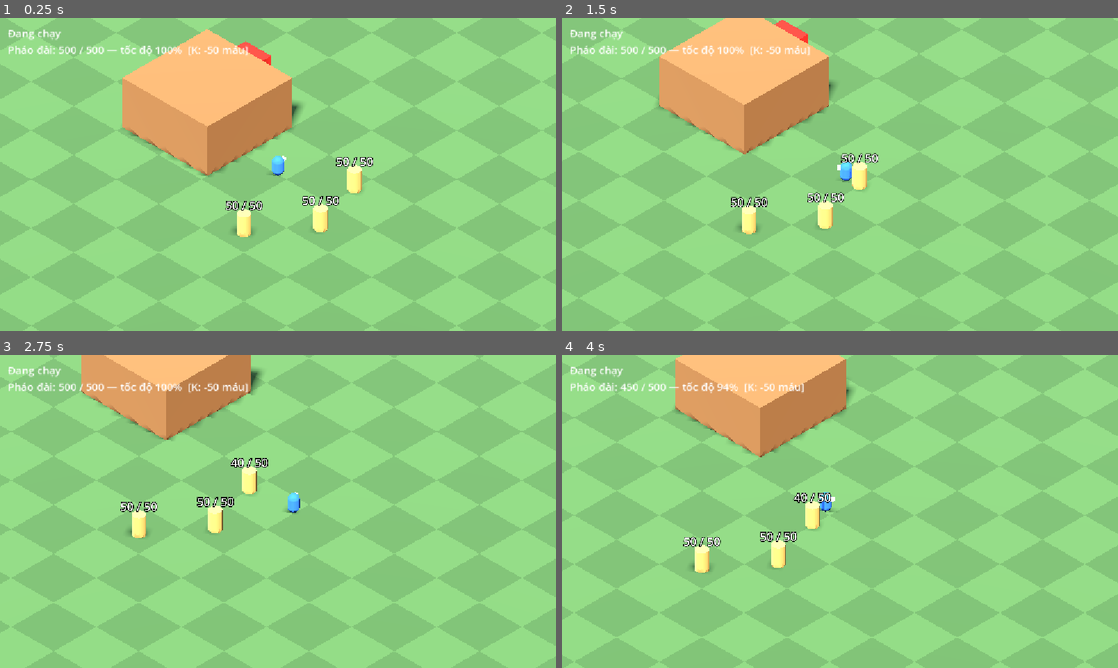
Above: before the commit, frames 1-4 (two rows, left to right).
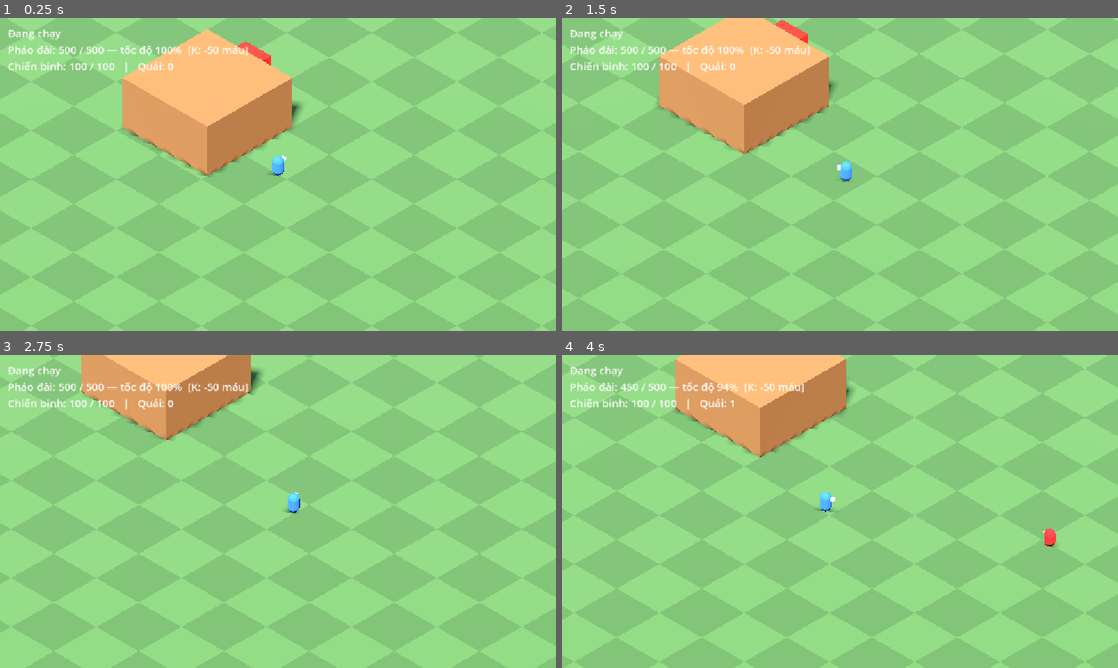
Above: after the commit, the same moments.

Repository: hieudeptrai196/thanhtri2
Game: Godot game, scene res://scenes/main.tscn
Two runs of this game, one before a commit and one after it. Both use one fixed random seed, a clock stepped at 60 frames per second and the inputs below.
Inputs (mouse positions are in pixels of both pictures, inside the frame that each line leads up to):
- Up to frame 1 (0.25 s): no input
- Up to frame 2 (1.5 s): tap Enter at 0.5 s; move the mouse to (962, 158) at 0.52 s; press the mouse at (962, 158) at 0.53 s; hold D (move_right) 0.53-1.28 s; tap Space (ready) at 0.8, 1.35 s; move the mouse to (728, 190) at 1.27 s; release the mouse at (728, 190) at 1.28 s; hold S (move_down) from 1.28 s (still down)
- Up to frame 3 (2.75 s): click (166, 527) at 1.55 s; move the mouse to (333, 442) at 2.02 s; release S (move_down) at 2.03 s; press the mouse at (333, 442) at 2.03 s; hold D (move_right) from 2.03 s (still down); tap Space (ready) at 2.3 s
- Up to frame 4 (4 s): move the mouse to (812, 574) at 2.77 s; release D (move_right) at 2.78 s; release the mouse at (812, 574) at 2.78 s; hold W (move_up) 2.78-3.53 s; tap Space (ready) at 2.85, 3.8 s; click (812, 574) at 3.05 s; move the mouse to (1006, 558) at 3.52 s; hold A (move_left) from 3.53 s (still down); tap K at 3.6 s

The runs differ from the first frame. In frame 1, 1.5% of the frame differs, in the area x 1-68%, y 13-70%; in frame 2, 1.5%; in frame 3, 1.5%; in frame 4, 1.6%, in the area x 1-89%, y 13-70%.

Commit message:
Giai đoạn 4: quái di chuyển, tấn công chiến binh và pháo đài; Spawner
- Enemy: đi về pháo đài, chuyển sang chiến binh khi lại gần 8 m, đánh khi áp sát
- Spawner: sinh quái theo vòng quanh pháo đài, dùng RNG theo seed của Match
- Chiến binh có máu, ngã thì hồi sinh cạnh pháo đài sau 3 giây
- Điểm dừng là vùng an toàn: ngừng sinh và dọn sạch quái; bỏ bia thử

Co-Authored-By: Claude Opus 5.5 <noreply@anthropic.com>

Diff:
--- a/combat/health_component.gd
+++ b/combat/health_component.gd
@@ -24,5 +24,10 @@
 		died.emit()
 
 
+func reset() -> void:
+	current = max_health
+	health_changed.emit(current, max_health)
+
+
 func get_ratio() -> float:
 	return current / max_health
--- /dev/null
+++ b/enemies/enemy.gd
@@ -0,0 +1,84 @@
+class_name Enemy
+extends CharacterBody3D
+## Basic melee monster. Walks toward the fortress, switches to a living player who comes close,
+## and hits its current target once that target's Hurtbox is inside the attack area.
+
+## Metres per second.
+@export var move_speed: float = 3.5
+## A living player closer than this becomes the target instead of the fortress.
+@export var aggro_radius: float = 8.0
+@export var damage: float = 10.0
+## Seconds between hits.
+@export var attack_interval: float = 1.0
+
+@onready var _health: HealthComponent = $Health
+@onready var _attack_area: Area3D = $AttackArea
+@onready var _material: StandardMaterial3D = $Body.mesh.material
+
+var _fortress: Node3D
+var _players: Array[Node3D] = []
+var _cooldown: float = 0.0
+var _base_color: Color
+var _gravity: float = ProjectSettings.get_setting("physics/3d/default_gravity")
+
+
+func setup(fortress: Node3D, players: Array[Node3D]) -> void:
+	_fortress = fortress
+	_players = players
+
+
+func _ready() -> void:
+	_base_color = _material.albedo_color
+	_health.health_changed.connect(_on_health_changed)
+	_health.died.connect(queue_free)
+
+
+func _physics_process(delta: float) -> void:
+	_cooldown = maxf(_cooldown - delta, 0.0)
+	var target := _pick_target()
+	velocity.x = 0.0
+	velocity.z = 0.0
+
+	if target != null:
+		var to_target := target.global_position - global_position
+		to_target.y = 0.0
+		if to_target.length() > 0.01:
+			rotation.y = atan2(-to_target.x, -to_target.z)
+		var hurtbox := _hurtbox_in_reach(target)
+		if hurtbox != null:
+			if _cooldown == 0.0:
+				_cooldown = attack_interval
+				hurtbox.take_hit(damage, self)
+		else:
+			var direction := to_target.normalized()
+			velocity.x = direction.x * move_speed
+			velocity.z = direction.z * move_speed
+
+	velocity.y = 0.0 if is_on_floor() else velocity.y - _gravity * delta
+	move_and_slide()
+
+
+# Players are duck-typed: anything with `is_alive` and a Hurtbox child can be chased.
+func _pick_target() -> Node3D:
+	var best: Node3D = _fortress
+	var best_distance := aggro_radius
+	for player in _players:
+		if not is_instance_valid(player) or not player.get("is_alive"):
+			continue
+		var distance := global_position.distance_to(player.global_position)
+		if distance <= best_distance:
+			best = player
+			best_distance = distance
+	return best
+
+
+func _hurtbox_in_reach(target: Node3D) -> Hurtbox:
+	for area in _attack_area.get_overlapping_areas():
+		if area is Hurtbox and area.owner == target:
+			return area
+	return null
+
+
+func _on_health_changed(_current: float, _maximum: float) -> void:
+	_material.albedo_color = Color.WHITE
+	create_tween().tween_property(_material, "albedo_color", _base_color, 0.15)
--- /dev/null
+++ b/enemies/enemy.tscn
@@ -0,0 +1,74 @@
+[gd_scene format=3]
+
+[ext_resource type="Script" path="res://enemies/enemy.gd" id="1_enemy"]
+[ext_resource type="Script" path="res://combat/health_component.gd" id="2_health"]
+[ext_resource type="Script" path="res://combat/hurtbox.gd" id="3_hurtbox"]
+
+[sub_resource type="CapsuleShape3D" id="CapsuleShape3D_body"]
+radius = 0.5
+height = 1.6
+
+[sub_resource type="StandardMaterial3D" id="StandardMaterial3D_body"]
+resource_local_to_scene = true
+albedo_color = Color(0.8, 0.15, 0.15, 1)
+
+[sub_resource type="CapsuleMesh" id="CapsuleMesh_body"]
+resource_local_to_scene = true
+material = SubResource("StandardMaterial3D_body")
+radius = 0.5
+height = 1.6
+
+[sub_resource type="StandardMaterial3D" id="StandardMaterial3D_eyes"]
+albedo_color = Color(1, 0.9, 0.2, 1)
+
+[sub_resource type="BoxMesh" id="BoxMesh_eyes"]
+material = SubResource("StandardMaterial3D_eyes")
+size = Vector3(0.5, 0.15, 0.2)
+
+[sub_resource type="CapsuleShape3D" id="CapsuleShape3D_hurt"]
+radius = 0.6
+height = 1.8
+
+[sub_resource type="SphereShape3D" id="SphereShape3D_attack"]
+radius = 1.2
+
+[node name="Enemy" type="CharacterBody3D"]
+collision_layer = 32
+collision_mask = 35
+script = ExtResource("1_enemy")
+
+[node name="Collision" type="CollisionShape3D" parent="."]
+transform = Transform3D(1, 0, 0, 0, 1, 0, 0, 0, 1, 0, 0.8, 0)
+shape = SubResource("CapsuleShape3D_body")
+
+[node name="Body" type="MeshInstance3D" parent="."]
+transform = Transform3D(1, 0, 0, 0, 1, 0, 0, 0, 1, 0, 0.8, 0)
+mesh = SubResource("CapsuleMesh_body")
+
+[node name="Eyes" type="MeshInstance3D" parent="."]
+transform = Transform3D(1, 0, 0, 0, 1, 0, 0, 0, 1, 0, 1.2, -0.45)
+mesh = SubResource("BoxMesh_eyes")
+
+[node name="Health" type="Node" parent="."]
+script = ExtResource("2_health")
+max_health = 30.0
+
+[node name="Hurtbox" type="Area3D" parent="." node_paths=PackedStringArray("health")]
+collision_layer = 4
+collision_mask = 0
+monitoring = false
+script = ExtResource("3_hurtbox")
+health = NodePath("../Health")
+
+[node name="Collision" type="CollisionShape3D" parent="Hurtbox"]
+transform = Transform3D(1, 0, 0, 0, 1, 0, 0, 0, 1, 0, 0.9, 0)
+shape = SubResource("CapsuleShape3D_hurt")
+
+[node name="AttackArea" type="Area3D" parent="."]
+collision_layer = 0
+collision_mask = 24
+monitorable = false
+
+[node name="Collision" type="CollisionShape3D" parent="AttackArea"]
+transform = Transform3D(1, 0, 0, 0, 1, 0, 0, 0, 1, 0, 0.8, 0)
+shape = SubResource("SphereShape3D_attack")
--- a/match/match.gd
+++ b/match/match.gd
@@ -1,23 +1,47 @@
 extends Node3D
-## Root of one run: wires the route, fortress and camera together and owns the match flow.
+## Root of one run: wires the route, fortress, players and spawner together and owns the match flow.
+
+## 0 picks a random seed each run.
+@export var rng_seed: int = 0
+## Seconds before a fallen warrior returns next to the fortress.
+@export var respawn_delay: float = 3.0
 
 @onready var _route: Path3D = $Route
 @onready var _fortress: Fortress = $Fortress
 @onready var _follower: RouteFollower = $Fortress/RouteFollower
 @onready var _warrior: Warrior = $Warrior
+@onready var _spawner: Spawner = $Spawner
 @onready var _status: Label = $DebugUI/Status
 @onready var _fortress_info: Label = $DebugUI/FortressInfo
+@onready var _player_info: Label = $DebugUI/PlayerInfo
+
+var rng := RandomNumberGenerator.new()
 
 
 func _ready() -> void:
+	if rng_seed != 0:
+		rng.seed = rng_seed
 	_follower.reached_stop.connect(_on_reached_stop)
 	_follower.departed.connect(_on_departed)
 	_follower.reached_end.connect(_on_reached_end)
 	_fortress.health.health_changed.connect(_on_fortress_health_changed)
 	_warrior.input.ready_requested.connect(_on_ready_requested)
+	_warrior.health.died.connect(_on_warrior_died)
+
+	var players: Array[Node3D] = [_warrior]
+	_spawner.setup(rng, _fortress, players)
+	_spawner.active = true
 	_follower.start(_route)
+
 	_status.text = "Đang chạy"
 	_on_fortress_health_changed(_fortress.health.current, _fortress.health.max_health)
+
+
+func _process(_delta: float) -> void:
+	var warrior_text := "Chiến binh: %d / %d" % [_warrior.health.current, _warrior.health.max_health]
+	if not _warrior.is_alive:
+		warrior_text = "Chiến binh đã ngã — đang hồi sinh"
+	_player_info.text = "%s   |   Quái: %d" % [warrior_text, _spawner.alive_count()]
 
 
 # TODO(giai đoạn 7): bỏ phím debug này khi đã có quái gây sát thương thật.
@@ -26,27 +50,38 @@
 		_fortress.health.apply_damage(50.0, self)
 
 
-func _on_fortress_health_changed(current: float, maximum: float) -> void:
-	_fortress_info.text = "Pháo đài: %d / %d — tốc độ %d%%  [K: -50 máu]" % [
-		current, maximum, roundi(_follower.speed_multiplier * 100.0)]
-
-
 # Solo: one player's ready is enough. Multiplayer will wait for every player here.
 func _on_ready_requested() -> void:
 	if _follower.is_stopped:
 		_follower.depart()
 
 
+func _on_warrior_died() -> void:
+	await get_tree().create_timer(respawn_delay).timeout
+	_warrior.respawn_at(_fortress.global_transform * Vector3(8.0, 0.0, 0.0))
+
+
+func _on_fortress_health_changed(current: float, maximum: float) -> void:
+	_fortress_info.text = "Pháo đài: %d / %d — tốc độ %d%%  [K: -50 máu]" % [
+		current, maximum, roundi(_follower.speed_multiplier * 100.0)]
+
+
+# Stops are safe zones: no spawning and no monsters left around.
 func _on_reached_stop(index: int) -> void:
 	print("Match: tới điểm dừng %d" % index)
+	_spawner.active = false
+	_spawner.clear()
 	_status.text = "Điểm dừng %d — bấm Space / Start để khởi hành" % (index + 1)
 
 
 func _on_departed() -> void:
 	print("Match: khởi hành")
+	_spawner.active = true
 	_status.text = "Đang chạy"
 
 
 func _on_reached_end() -> void:
 	print("Match: tới đích")
+	_spawner.active = false
+	_spawner.clear()
 	_status.text = "Tới đích!"
--- a/match/match.tscn
+++ b/match/match.tscn
@@ -5,7 +5,8 @@
 [ext_resource type="PackedScene" path="res://fortress/fortress.tscn" id="3_fortress"]
 [ext_resource type="Script" path="res://camera/iso_camera.gd" id="4_camera"]
 [ext_resource type="PackedScene" path="res://player/warrior.tscn" id="5_warrior"]
-[ext_resource type="PackedScene" path="res://combat/training_dummy.tscn" id="6_dummy"]
+[ext_resource type="Script" path="res://match/spawner.gd" id="6_spawner"]
+[ext_resource type="PackedScene" path="res://enemies/enemy.tscn" id="7_enemy"]
 
 [sub_resource type="ProceduralSkyMaterial" id="ProceduralSkyMaterial_sky"]
 
@@ -104,14 +105,9 @@
 [node name="Warrior" parent="." instance=ExtResource("5_warrior")]
 transform = Transform3D(1, 0, 0, 0, 1, 0, 0, 0, 1, 9, 0, 0)
 
-[node name="Dummy1" parent="." instance=ExtResource("6_dummy")]
-transform = Transform3D(1, 0, 0, 0, 1, 0, 0, 0, 1, 15, 0, -3)
-
-[node name="Dummy2" parent="." instance=ExtResource("6_dummy")]
-transform = Transform3D(1, 0, 0, 0, 1, 0, 0, 0, 1, 17, 0, 3)
-
-[node name="Dummy3" parent="." instance=ExtResource("6_dummy")]
-transform = Transform3D(1, 0, 0, 0, 1, 0, 0, 0, 1, 13, 0, 8)
+[node name="Spawner" type="Node3D" parent="."]
+script = ExtResource("6_spawner")
+enemy_scene = ExtResource("7_enemy")
 
 [node name="IsoCamera" type="Camera3D" parent="." node_paths=PackedStringArray("target")]
 size = 26.0
@@ -133,3 +129,10 @@
 offset_right = 716.0
 offset_bottom = 82.0
 theme_override_font_sizes/font_size = 22
+
+[node name="PlayerInfo" type="Label" parent="DebugUI"]
+offset_left = 16.0
+offset_top = 84.0
+offset_right = 716.0
+offset_bottom = 116.0
+theme_override_font_sizes/font_size = 22
--- /dev/null
+++ b/match/spawner.gd
@@ -0,0 +1,62 @@
+class_name Spawner
+extends Node3D
+## Spawns enemies at a fixed interval on a ring around the fortress while active.
+## Spawned enemies are children of this node.
+
+@export var enemy_scene: PackedScene
+## Seconds between spawns.
+@export var interval: float = 3.0
+@export var ring_radius: float = 35.0
+@export var max_alive: int = 30
+## Spawn points are clamped into this XZ rectangle (the arena).
+@export var bounds: Rect2 = Rect2(-175, -305, 390, 390)
+
+var active: bool = false
+
+var _rng: RandomNumberGenerator
+var _fortress: Node3D
+var _players: Array[Node3D] = []
+var _time_left: float = 0.0
+
+
+func setup(rng: RandomNumberGenerator, fortress: Node3D, players: Array[Node3D]) -> void:
+	_rng = rng
+	_fortress = fortress
+	_players = players
+	_time_left = interval
+
+
+func _physics_process(delta: float) -> void:
+	if not active:
+		return
+	_time_left -= delta
+	if _time_left > 0.0:
+		return
+	_time_left = interval
+	if alive_count() < max_alive:
+		spawn_one()
+
+
+func spawn_one() -> Enemy:
+	var angle := _rng.randf() * TAU
+	var spawn_position := _fortress.global_position + Vector3(cos(angle), 0.0, sin(angle)) * ring_radius
+	spawn_position.x = clampf(spawn_position.x, bounds.position.x, bounds.end.x)
+	spawn_position.z = clampf(spawn_position.z, bounds.position.y, bounds.end.y)
+	var enemy: Enemy = enemy_scene.instantiate()
+	add_child(enemy)
+	enemy.global_position = spawn_position
+	enemy.setup(_fortress, _players)
+	return enemy
+
+
+func alive_count() -> int:
+	var count := 0
+	for child in get_children():
+		if not child.is_queued_for_deletion():
+			count += 1
+	return count
+
+
+func clear() -> void:
+	for child in get_children():
+		child.queue_free()
--- a/player/warrior.gd
+++ b/player/warrior.gd
@@ -8,14 +8,28 @@
 @export var turn_speed: float = 18.0
 
 @onready var input: PlayerInput = $PlayerInput
+@onready var health: HealthComponent = $Health
+@onready var _hurtbox: Hurtbox = $Hurtbox
 @onready var _weapon: MeleeWeapon = $Weapon
 @onready var _swing_fx: Node3D = $SwingFx
 
+var is_alive: bool = true
+
 var _gravity: float = ProjectSettings.get_setting("physics/3d/default_gravity")
+var _body_layer: int
 
 
 func _ready() -> void:
+	_body_layer = collision_layer
 	_weapon.swung.connect(_on_swung)
+	health.died.connect(_on_died)
+
+
+## Brings the warrior back at full health. Who decides when and where is up to the match.
+func respawn_at(spawn_position: Vector3) -> void:
+	global_position = spawn_position
+	health.reset()
+	_set_alive(true)
 
 
 func _physics_process(delta: float) -> void:
@@ -37,6 +51,18 @@
 	move_and_slide()
 
 
+func _on_died() -> void:
+	_set_alive(false)
+
+
+func _set_alive(alive: bool) -> void:
+	is_alive = alive
+	visible = alive
+	collision_layer = _body_layer if alive else 0
+	_hurtbox.set_deferred("monitorable", alive)
+	set_physics_process(alive)
+
+
 # Placeholder swing flash until there are real attack animations.
 func _on_swung(direction: Vector3, _hit_count: int) -> void:
 	_swing_fx.global_rotation.y = atan2(-direction.x, -direction.z)
--- a/player/warrior.tscn
+++ b/player/warrior.tscn
@@ -3,6 +3,8 @@
 [ext_resource type="Script" path="res://player/warrior.gd" id="1_warrior"]
 [ext_resource type="Script" path="res://player/player_input.gd" id="2_input"]
 [ext_resource type="Script" path="res://combat/melee_weapon.gd" id="3_weapon"]
+[ext_resource type="Script" path="res://combat/health_component.gd" id="4_health"]
+[ext_resource type="Script" path="res://combat/hurtbox.gd" id="5_hurtbox"]
 
 [sub_resource type="CapsuleShape3D" id="CapsuleShape3D_body"]
 radius = 0.5
@@ -35,6 +37,10 @@
 material = SubResource("StandardMaterial3D_swing")
 size = Vector3(3, 0.05, 2.2)
 
+[sub_resource type="CapsuleShape3D" id="CapsuleShape3D_hurt"]
+radius = 0.6
+height = 2.0
+
 [node name="Warrior" type="CharacterBody3D"]
 collision_layer = 2
 script = ExtResource("1_warrior")
@@ -54,6 +60,20 @@
 [node name="PlayerInput" type="Node" parent="."]
 script = ExtResource("2_input")
 
+[node name="Health" type="Node" parent="."]
+script = ExtResource("4_health")
+
+[node name="Hurtbox" type="Area3D" parent="." node_paths=PackedStringArray("health")]
+collision_layer = 16
+collision_mask = 0
+monitoring = false
+script = ExtResource("5_hurtbox")
+health = NodePath("../Health")
+
+[node name="Collision" type="CollisionShape3D" parent="Hurtbox"]
+transform = Transform3D(1, 0, 0, 0, 1, 0, 0, 0, 1, 0, 1, 0)
+shape = SubResource("CapsuleShape3D_hurt")
+
 [node name="Weapon" type="Area3D" parent="."]
 collision_layer = 0
 collision_mask = 4
Not shown, added: enemies/enemy.gd.uid
Not shown, added: match/spawner.gd.uid
